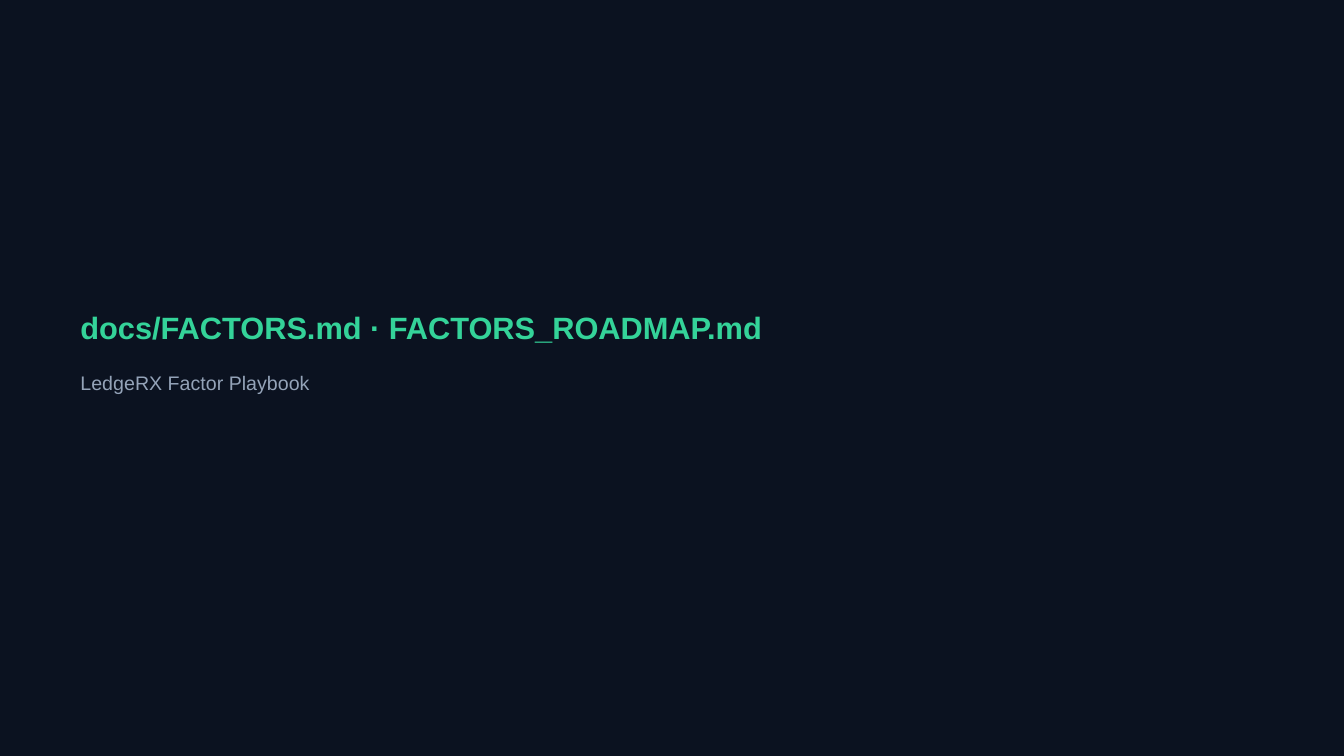
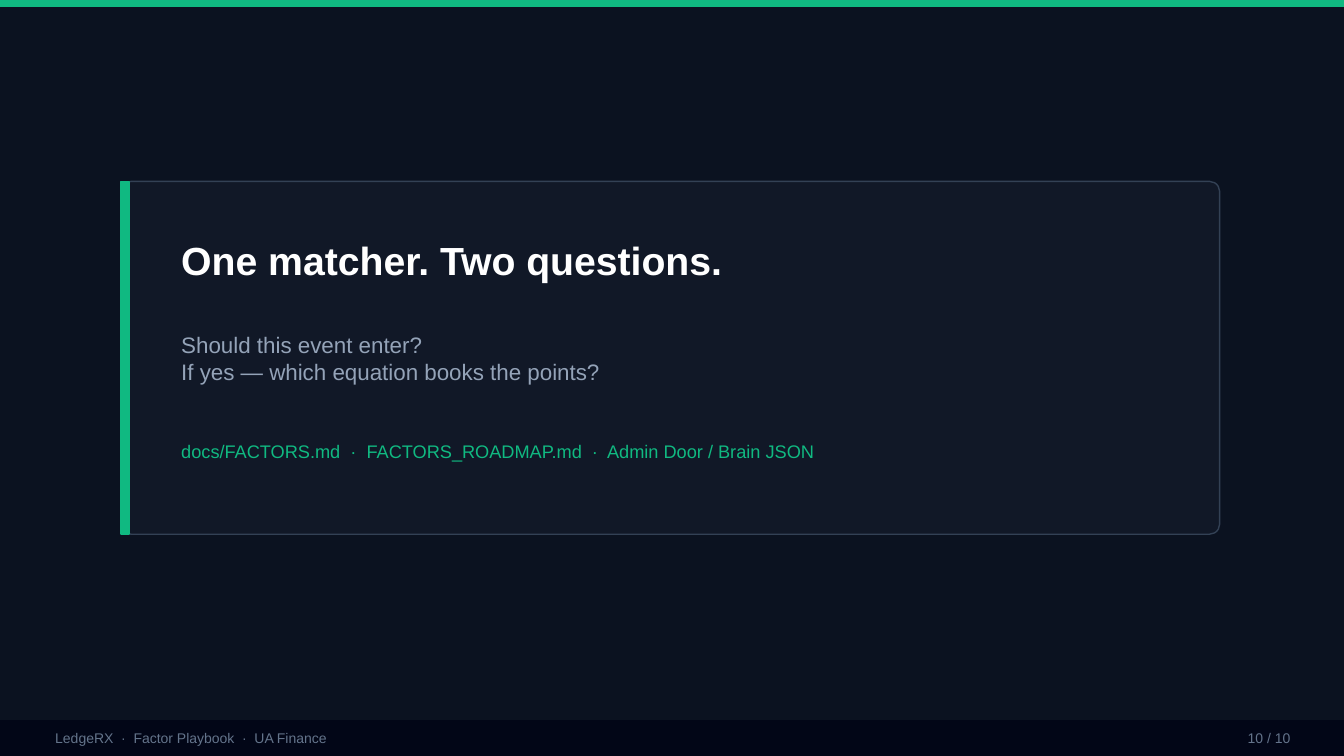
Before and after one commit to yky32/ledger-engine, a slide deck: slide 10 of docs/decks/LedgeRX-Factor-Playbook.pptx (slide 9 before the commit). Drawn at 1344x756 pixels with LibreOffice and Linux fonts; fonts in the diff are those of the drawing. Boxes give left, top, right and bottom in pixels: in the first picture for what was removed or moved away, otherwise in the second. Text is boxed around its words. In the diff, an @@ line names an element or a change of style, - is before the commit and + after.

Commit message:
docs(decks): redesign Factor Playbook to match UAF briefing visual system

```diff
--- a/docs/decks/LedgeRX-Factor-Playbook.pptx
+++ b/docs/decks/LedgeRX-Factor-Playbook.pptx
@@ rectangle at box(0, 0, 1344, 756): outline none to #0B1220 1 pt @@
@@ rectangle added at box(0, 0, 1344, 6), fill #10B981, outline #10B981 1 pt @@
@@ rounded rectangle added at box(121, 181, 1220, 534), fill #111827, outline #334155 1 pt @@
@@ rectangle added at box(121, 181, 129, 534), fill #10B981, outline #10B981 1 pt @@
@@ text added at box(181, 246, 722, 283), 28 pt, text #FFFFFF, bold @@
+One matcher. Two questions.
@@ text added at box(181, 337, 599, 385), 16 pt, text #94A3B8 @@
+Should this event enter?
+If yes — which equation books the points?
@@ text at box(181, 445, 814, 462): text changed; size 22 to 13 pt; text colour #34D399 to #10B981; bold off @@
-docs/FACTORS.md · FACTORS_ROADMAP.md
+docs/FACTORS.md · FACTORS_ROADMAP.md · Admin Door / Brain JSON
@@ rectangle added at box(0, 721, 1344, 756), fill #020617, outline #020617 1 pt @@
@@ text at box(55, 733, 327, 746): text changed; size 14 to 10 pt; text colour #94A3B8 to #64748B @@
-LedgeRX Factor Playbook
+LedgeRX · Factor Playbook · UA Finance
@@ text added at box(1248, 733, 1291, 743), 10 pt, text #64748B @@
+10 / 10
```
Also in this commit, not shown: 9 slides added, 8 slides removed.
